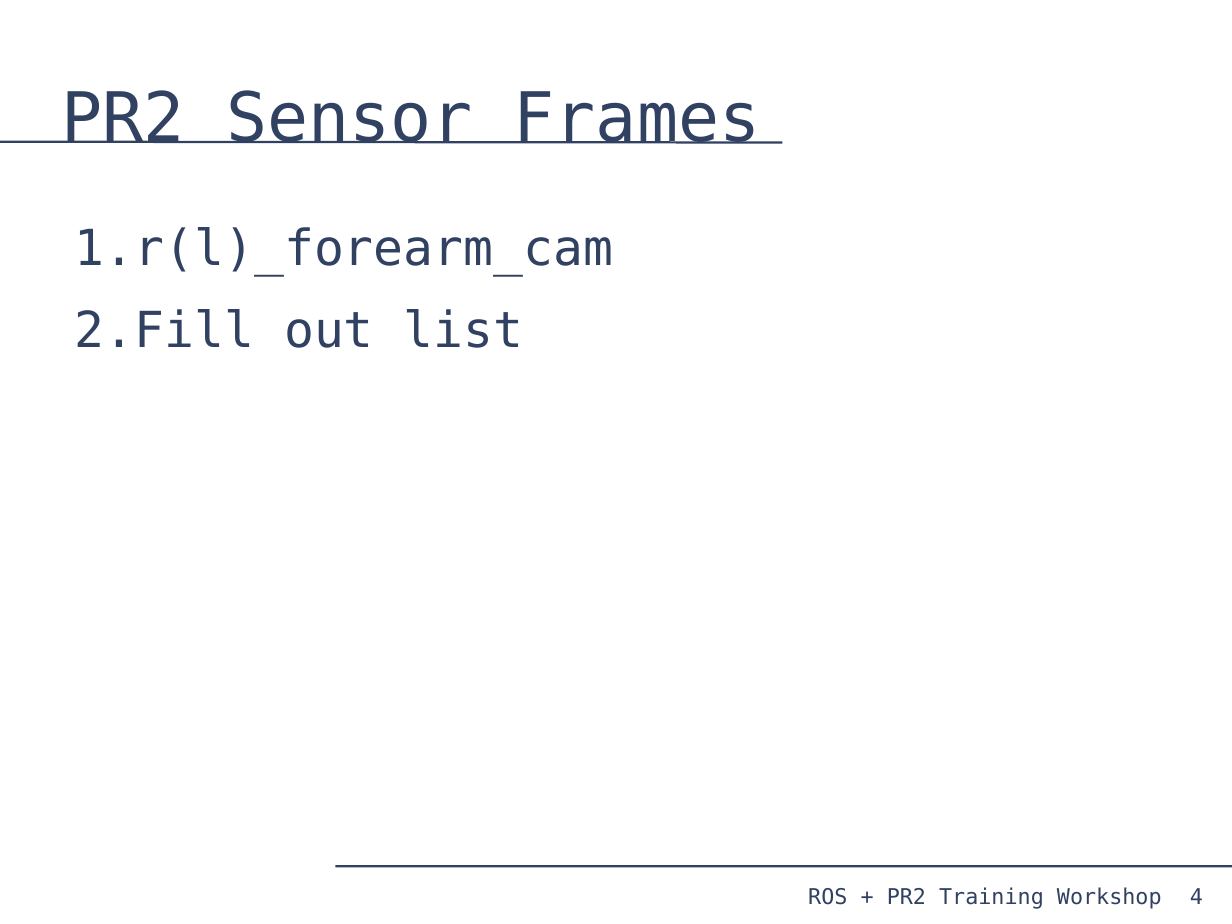
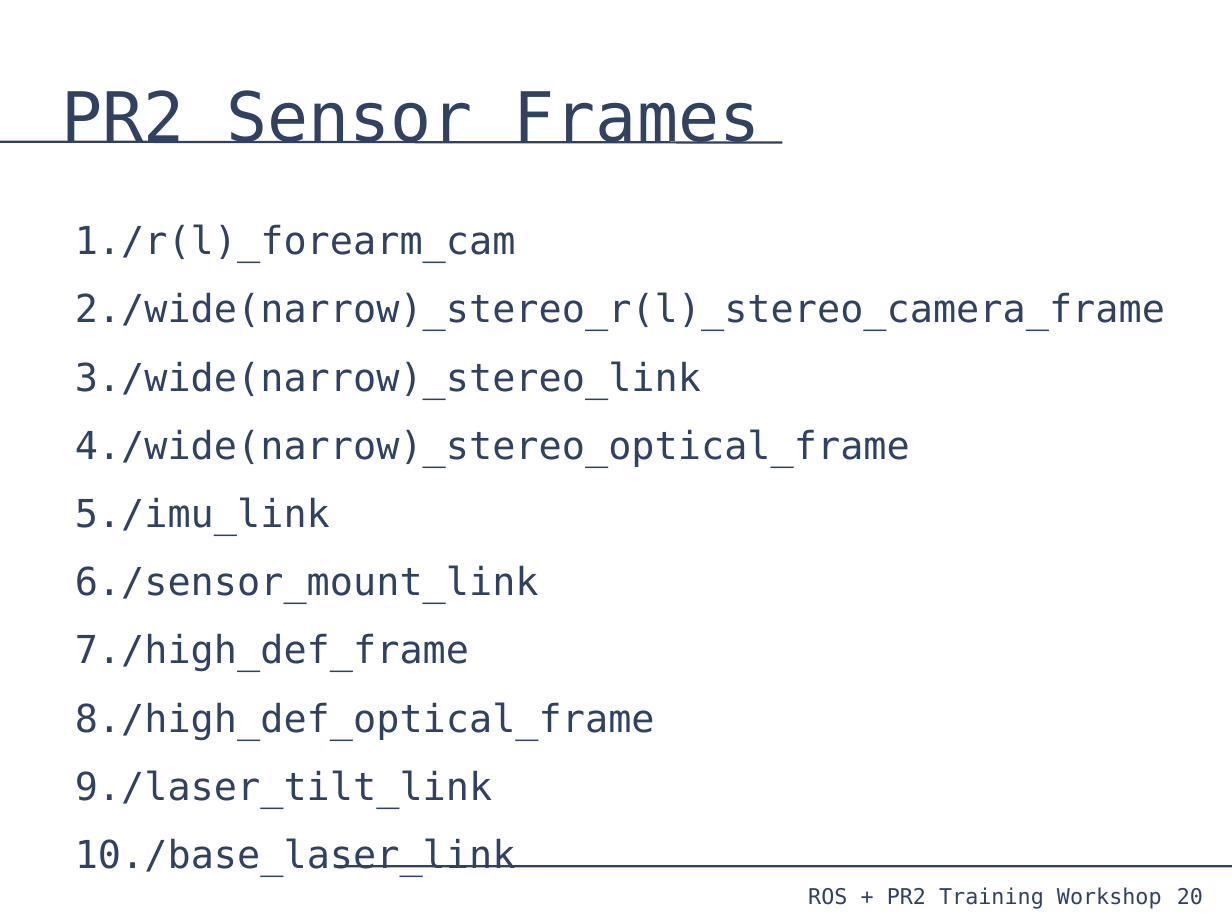
Before and after one commit to PR2/pr2_docs, a slide deck: slide 20 of pr2_training_workshop/tf/tf_training.odp (slide 4 before the commit). Drawn at 1232x924 pixels with LibreOffice and Linux fonts; fonts in the diff are those of the drawing. Boxes give left, top, right and bottom in pixels: in the first picture for what was removed or moved away, otherwise in the second. Text is boxed around its words. In the diff, an @@ line names an element or a change of style, - is before the commit and + after.

Commit message:
filled out frame ids

```diff
--- a/pr2_training_workshop/tf/tf_training.odp
+++ b/pr2_training_workshop/tf/tf_training.odp
@@ text at bbox=[75, 224, 1165, 809]: text changed; size 32 to 24.8 pt @@
-1. r(l)_forearm_cam
-2. Fill out list
+1. /r(l)_forearm_cam
+2. /wide(narrow)_stereo_r(l)_stereo_camera_frame
+3. /wide(narrow)_stereo_link
+4. /wide(narrow)_stereo_optical_frame
+5. /imu_link
+6. /sensor_mount_link
+7. /high_def_frame
+8. /high_def_optical_frame
+9. /laser_tilt_link
+10. /base_laser_link
@@ page number at bbox=[1177, 888, 1203, 905]: text changed @@
-4
+20
```
Also in this commit, not shown: 2 other slides changed, 2 slides added, 1 slide removed.
